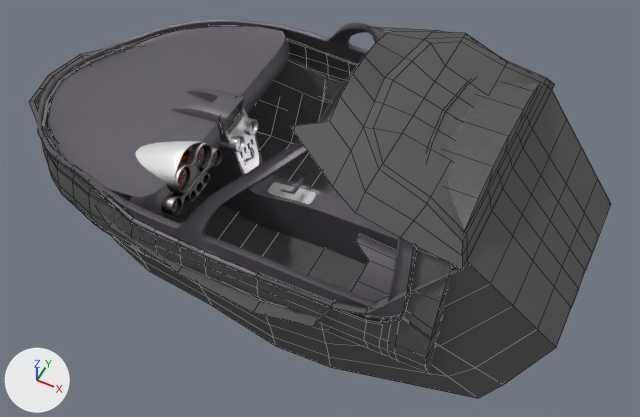
A saved change to the Blender file Models/Interior/cockpit-2.blend.
Rendered twice from a 50 mm lens placed at (-0.73, -2.05, 2.01), pointed at (-1.7, -0.1, -0.43). Arrows for +X, +Y and +Z are at lower left; the lights stay in place. Mesh edges are drawn as thin lines on the coarser meshes.

The scene before the commit, as lines of its bpy script (objects in view):
```python
ob_center_console = bpy.data.objects.new('center console', me_center_console_mesh)
ob_center_console.location = (-2.1, 0.0, -0.36)
ob_center_console.rotation_euler = (1.571, 0.0, 0.0)  # degrees (90, 0, 0)
ob_cockpit_walls = bpy.data.objects.new('cockpit walls', me_cockpit_walls_mesh)
ob_cockpit_walls.location = (-1.9, 0.0, -0.611)
ob_cockpit_walls.rotation_euler = (1.571, 0.0, 0.0)  # degrees (90, 0, 0)
ob_instrument_cluster = bpy.data.objects.new('instrument cluster', me_instrument_cluster_mesh)
ob_instrument_cluster.location = (-2.106, -0.3, -0.231)
ob_instrument_cluster.rotation_euler = (1.571, 0.0, 0.0)  # degrees (90, 0, 0)
# also in view: 'canopy' at (-2.08, 0.0, -0.1); 'middle console' at (-1.8, 0.0, -0.47); 'walls' at (-2.03, 0.0, -0.29); 'left seat base' at (-1.43, -0.25, -0.54); 'dashboard' at (-2.52, 0.0, -0.31)
```
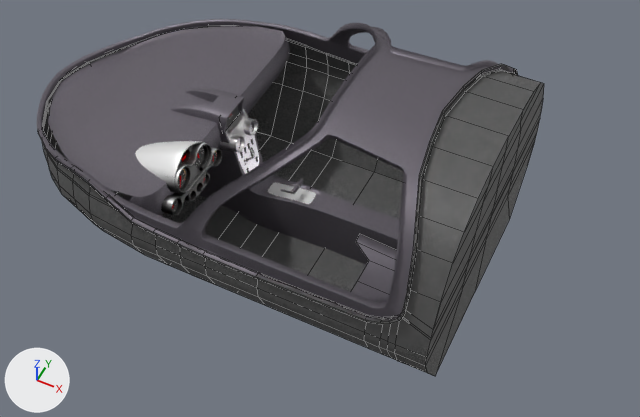
Pixel boxes [x1, y1, x2, y2] of what changed, in the pictures (640 x 417 px):
'cockpit walls', hidden: before [29, 27, 611, 398]

The change in detail:
Object 'cockpit walls' (ob_cockpit_walls) is now hidden.
